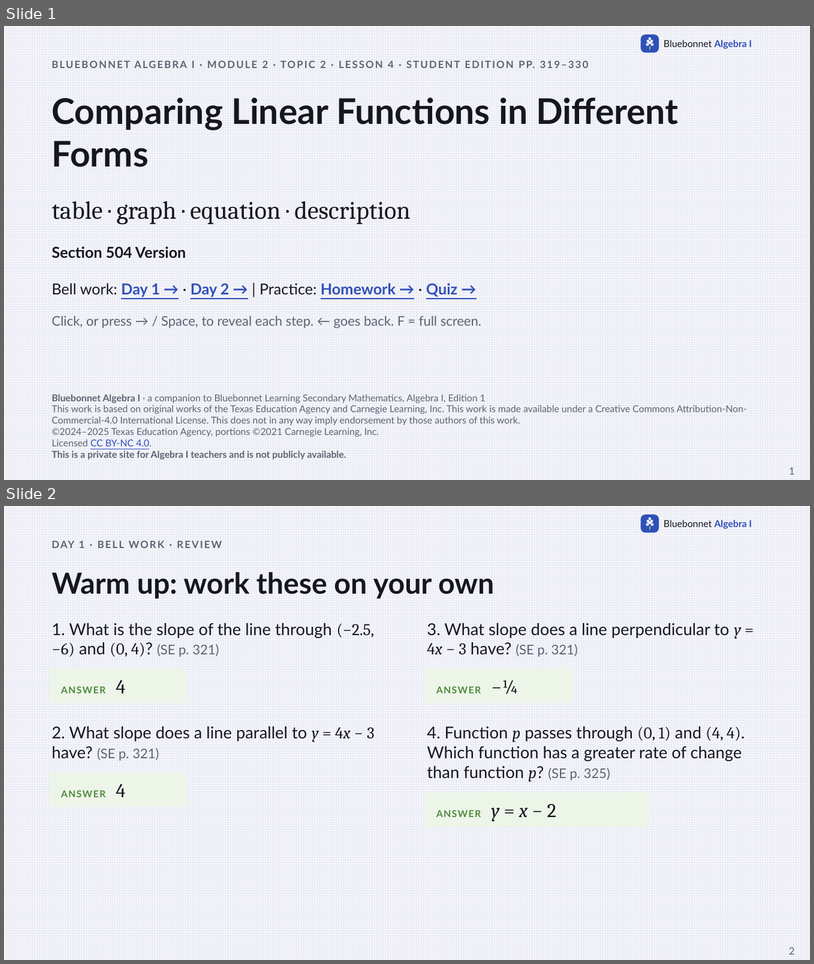
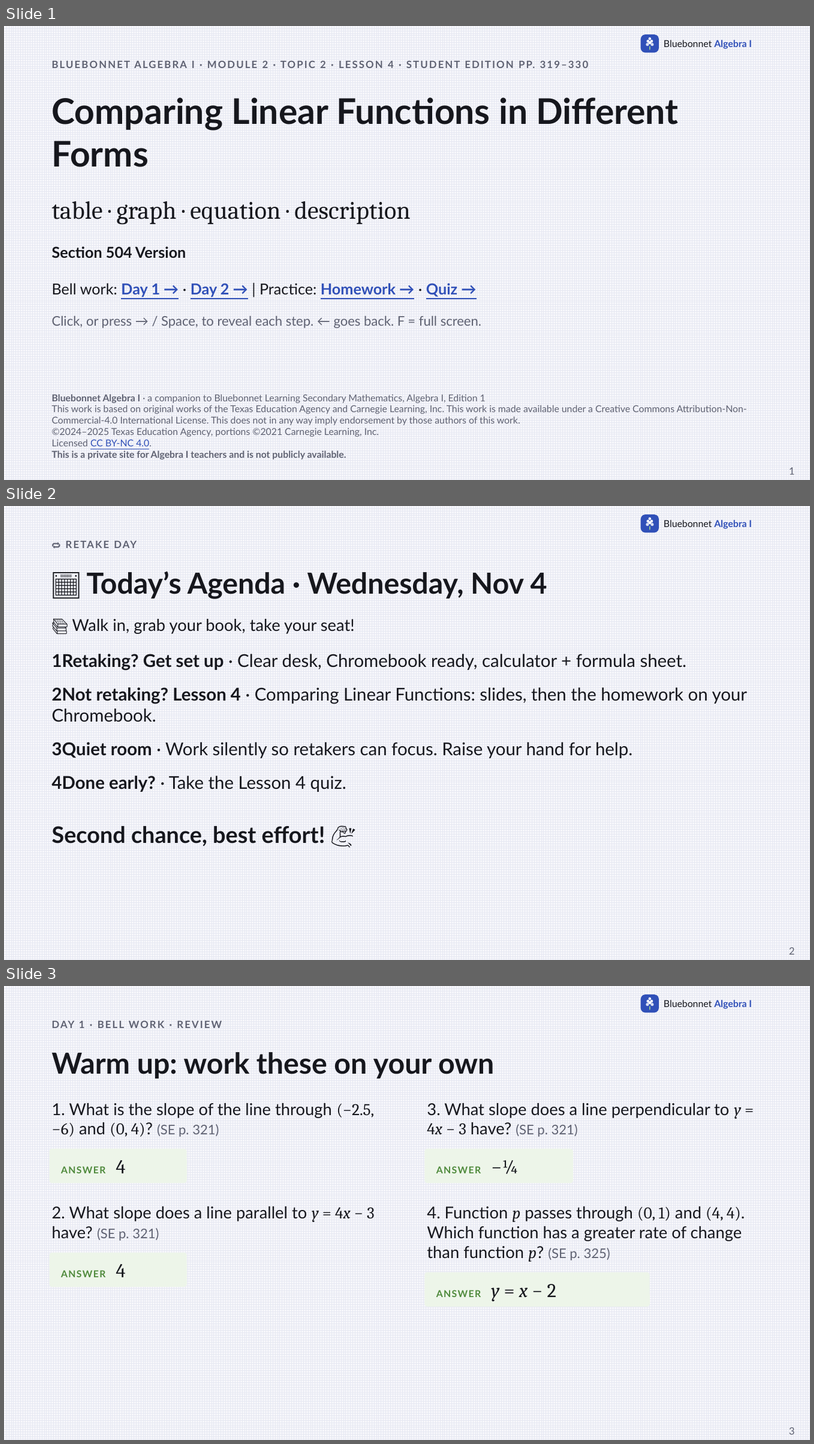
Before and after one commit to Apolloat2022/Algebra1M2U1L4, a slide deck: Section 504/t2-lesson4-comparing-linear-functions-504.pptx. Shown one above the other, each under a label of ours: slides 1 and 2 before the commit, slides 1, 2 and 3 after it. The pictures are 814x964 and 814x1444 pixels, drawn with LibreOffice and Linux fonts; fonts in the diff are those of the drawing. Boxes give left, top, right and bottom in pixels: in the first picture for what was removed or moved away, otherwise in the second. Text is boxed around its words. In the diff, an @@ line names an element or a change of style, - is before the commit and + after.

```diff
--- a/Section 504/t2-lesson4-comparing-linear-functions-504.pptx
+++ b/Section 504/t2-lesson4-comparing-linear-functions-504.pptx
@@ slide 2 added at bbox=[4, 506, 810, 960], background pattern #E6E8F2 on #F7F7FB; not listed: 9 template elements that a slide beside it also shows @@
@@ text added at bbox=[50, 536, 765, 552], 12 pt, text #5F6272, bold @@
+🔁 RETAKE DAY
@@ text added at bbox=[87, 571, 548, 599], 34.5 pt, text #16171D, bold @@
+📅 Today’s Agenda · Wednesday, Nov 4
@@ text added at bbox=[72, 619, 355, 634], 19.5 pt, text #16171D @@
+📚 Walk in, grab your book, take your seat!
@@ text added at bbox=[52, 654, 687, 670], 21 pt, text #16171D @@
+1Retaking? Get set up · Clear desk, Chromebook ready, calculator + formula sheet.
@@ text added at bbox=[52, 687, 748, 722], 21 pt, text #16171D @@
+2Not retaking? Lesson 4 · Comparing Linear Functions: slides, then the homework on your Chromebook.
@@ text added at bbox=[52, 742, 633, 758], 21 pt, text #16171D @@
+3Quiet room · Work silently so retakers can focus. Raise your hand for help.
@@ text added at bbox=[52, 775, 347, 792], 21 pt, text #16171D @@
+4Done early? · Take the Lesson 4 quiz.
@@ text added at bbox=[52, 826, 326, 846], 27 pt, text #16171D, bold @@
+Second chance, best effort! 💪
@@ page number added at bbox=[789, 947, 795, 954], 12 pt, text #5F6272 @@
+2
@@ what was slide 2 is now slide 3 @@
@@ page number at bbox=[789, 1427, 795, 1434]: text changed @@
-2
+3
```
Also in this commit, not shown: 20 other files.
